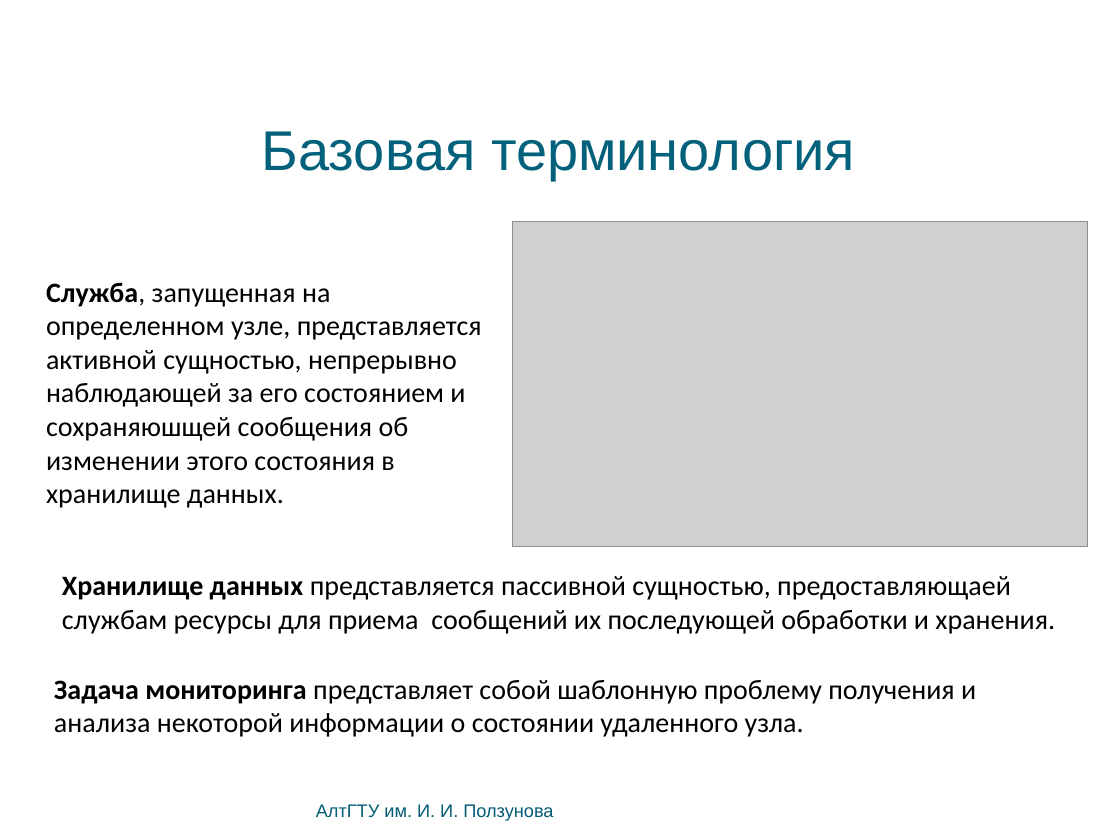
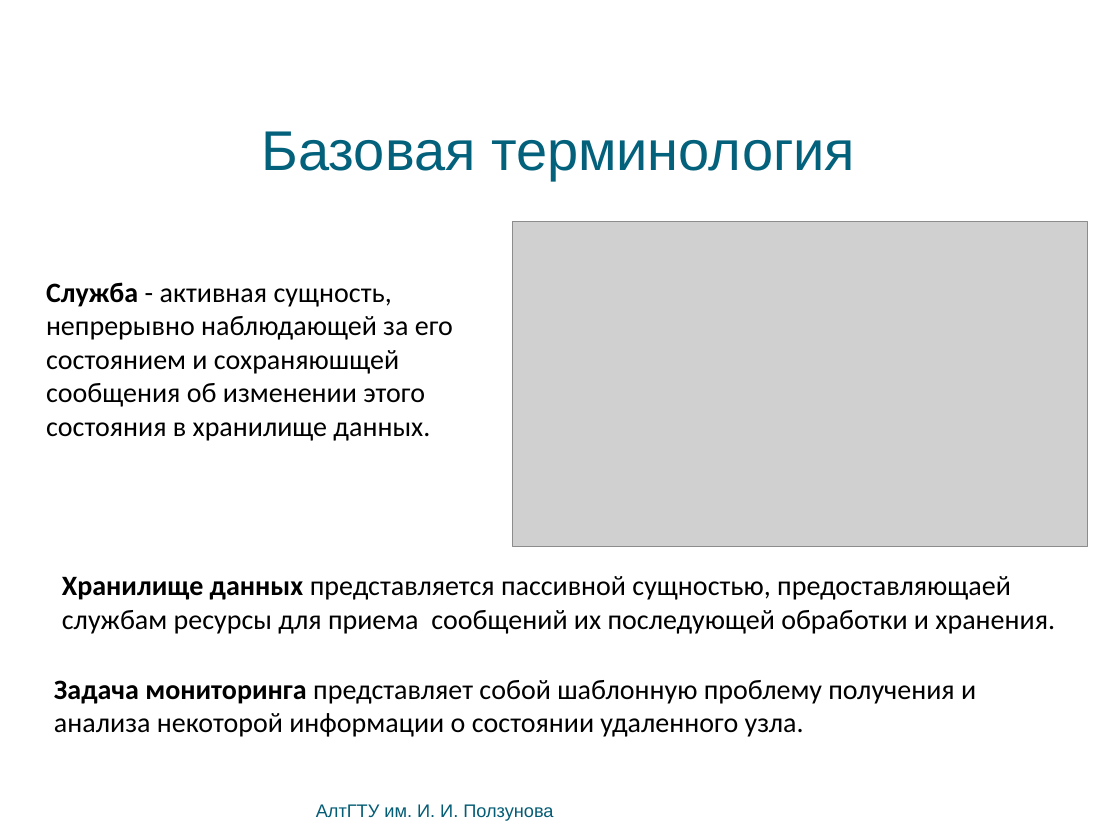
Before and after one commit to bluerain/snoopy, a slide deck: slide 4 of diploma/trunk/ppt/kostyukov.pptx (slide 5 before the commit). Drawn at 1120x840 pixels with LibreOffice and Linux fonts; fonts in the diff are those of the drawing; grey boxes stand for pictures; background and template pictures are left out. Boxes give left, top, right and bottom in pixels: in the first picture for what was removed or moved away, otherwise in the second. Text is boxed around its words. In the diff, an @@ line names an element or a change of style, - is before the commit and + after.

```diff
--- a/diploma/trunk/ppt/kostyukov.pptx
+++ b/diploma/trunk/ppt/kostyukov.pptx
@@ text at (46,282,453,441): text changed @@
-Служба, запущенная на определенном узле, представляется активной сущностью, непрерывно наблюдающей за его состоянием и сохраняюшщей сообщения об изменении этого состояния в хранилище данных.
+Служба - активная сущность, непрерывно наблюдающей за его состоянием и сохраняюшщей сообщения об изменении этого состояния в хранилище данных.
```
Also in this commit, not shown: 1 other slide changed, 1 slide removed.
